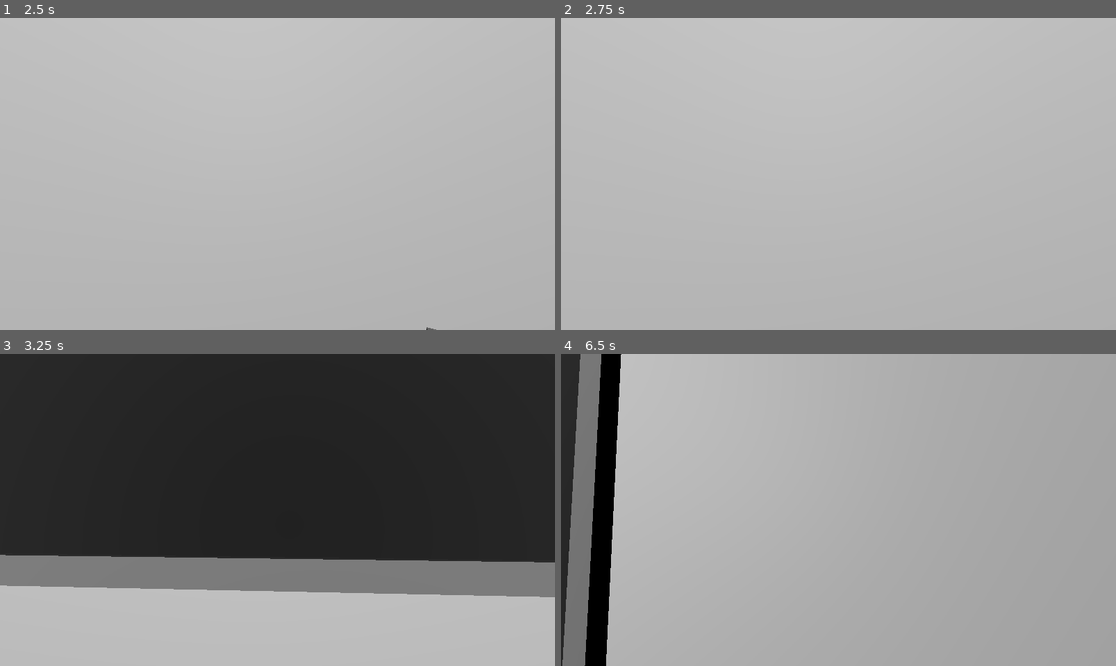
Above: before the commit, frames 1-4 (two rows, left to right).
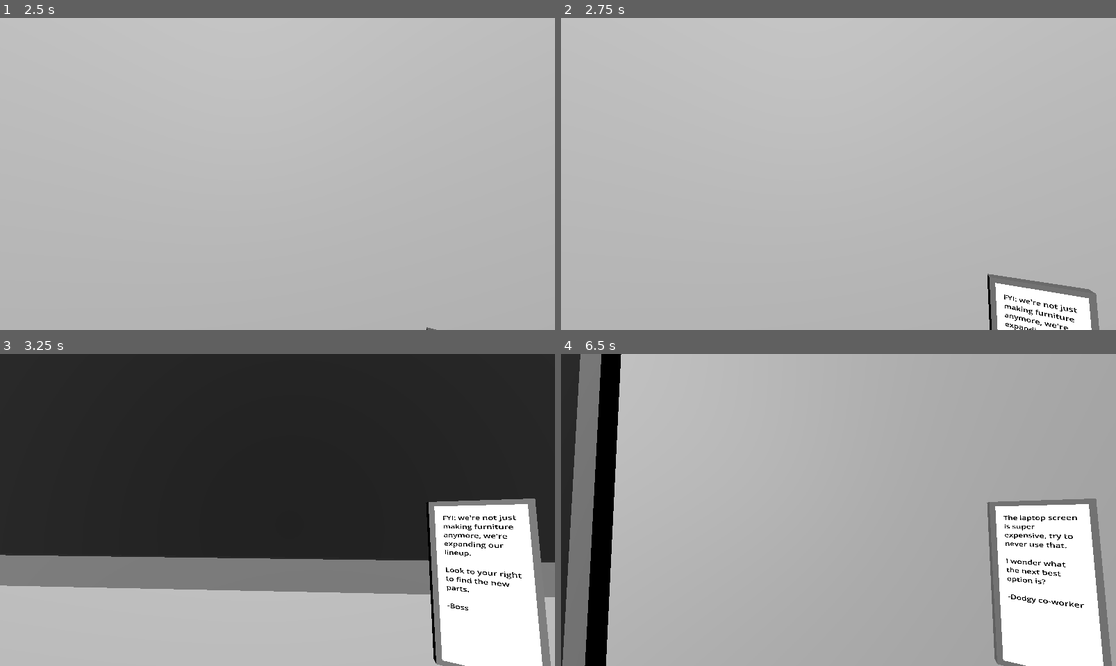
Above: after the commit, the same moments.

Repository: GriffinBaxter/The-Assembly-Line
Game: Godot game, scene res://Scenes/main.tscn
Two runs of this game, one before a commit and one after it. Both use one fixed random seed, a clock stepped at 60 frames per second and the inputs below.
Inputs (mouse positions are in pixels of both pictures, inside the frame that each line leads up to):
- Up to frame 1 (2.5 s): tap Enter (accept) at 0.5 s; move the mouse to (305, 174) at 0.52 s; hold Enter (accept) 0.53-1.28 s; hold W (forward) from 0.53 s (still down); tap Space (jump) at 0.77, 1.52 s; move the mouse to (249, 174) at 1.27 s; tap E (interact) at 1.35 s; move the mouse to (288, 167) at 2.02 s; hold Enter (accept) from 2.03 s (still down)
- Up to frame 2 (2.75 s): keep holding W (forward); keep holding Enter (accept)
- Up to frame 3 (3.25 s): keep holding W (forward); move the mouse to (271, 516) at 2.77 s; release Enter (accept) at 2.78 s; tap E (interact) at 2.85 s; tap Space (jump) at 3.02 s
- Up to frame 4 (6.5 s): move the mouse to (877, 513) at 3.52 s; hold Enter (accept) 3.53-4.28 s; tap Space (jump) at 3.77, 4.52, 6.02 s; move the mouse to (794, 506) at 4.27 s; tap E (interact) at 4.35, 5.85 s; move the mouse to (844, 510) at 5.02 s; hold Enter (accept) 5.03-5.78 s; move the mouse to (816, 503) at 5.77 s; release W (forward) at 5.78 s; hold D (right) from 5.78 s (still down)

Frame 1 is identical in both runs. In frame 2, 3.0% of the frame differs, in the area x 76-97%, y 81-100%; in frame 3, 10%; in frame 4, 11%, in the area x 76-100%, y 46-100%.

Commit message:
Added ending by escaping the building

Diff:
--- a/Scenes/Parts/light_bulb.tscn
+++ b/Scenes/Parts/light_bulb.tscn
@@ -1,6 +1,7 @@
-[gd_scene load_steps=2 format=3 uid="uid://dftiob5rum22g"]
+[gd_scene load_steps=3 format=3 uid="uid://dftiob5rum22g"]
 
 [ext_resource type="Material" uid="uid://bofurn8ghchvx" path="res://Materials/grey.tres" id="1_aqr4j"]
+[ext_resource type="Material" uid="uid://deibprid7jxd6" path="res://Materials/white_unshaded.tres" id="2_7j103"]
 
 [node name="Stem" type="CSGCylinder3D"]
 radius = 0.01
@@ -10,6 +11,13 @@
 [node name="Bulb" type="CSGSphere3D" parent="."]
 transform = Transform3D(1, 0, 0, 0, 1.2, 0, 0, 0, 1, 0, 0.0102939, 0)
 radius = 0.018
+radial_segments = 24
+rings = 12
+material = ExtResource("2_7j103")
 
-[node name="Light" type="SpotLight3D" parent="Bulb"]
+[node name="Light" type="OmniLight3D" parent="Bulb"]
 transform = Transform3D(1, 0, 0, 0, -4.37114e-08, -1, 0, 1, -4.37114e-08, 0, 0, 0)
+light_energy = 0.1
+shadow_enabled = true
+omni_range = 1.1
+omni_attenuation = 2.0
--- a/Scenes/main.tscn
+++ b/Scenes/main.tscn
@@ -23,10 +23,14 @@
 
 [sub_resource type="CapsuleShape3D" id="CapsuleShape3D_so5g5"]
 
+[sub_resource type="BoxShape3D" id="BoxShape3D_i2dj1"]
+size = Vector3(19, 9, 13)
+
 [node name="Main" type="Node3D"]
 script = ExtResource("1_n6l7l")
 base_assemblies = Array[PackedScene]([ExtResource("2_ve6ix"), ExtResource("3_wv2kn")])
 additional_assemblies = Array[PackedScene]([ExtResource("6_7sdf2"), ExtResource("5_3u0nk"), ExtResource("4_p1jq4")])
+tutorial_debug = true
 
 [node name="WorldEnvironment" type="WorldEnvironment" parent="."]
 environment = SubResource("Environment_dwayo")
@@ -73,6 +77,22 @@
 transform = Transform3D(1, 0, 0, 0, 1, 0, 0, 0, 1, 0, -2.75, -2.5)
 use_collision = true
 size = Vector3(17, 0.25, 1.5)
+
+[node name="Exit" type="CSGBox3D" parent="Room"]
+transform = Transform3D(1, 0, 0, 0, 1, 0, 0, 0, 1, 0, -2.25, 6)
+visible = false
+operation = 2
+size = Vector3(1.75, 2.5, 1)
+
+[node name="ExitLight" type="OmniLight3D" parent="Room/Exit"]
+light_color = Color(1, 0, 0, 1)
+shadow_enabled = true
+omni_range = 15.0
+
+[node name="RoomArea" type="Area3D" parent="Room"]
+
+[node name="CollisionShape3D" type="CollisionShape3D" parent="Room/RoomArea"]
+shape = SubResource("BoxShape3D_i2dj1")
 
 [node name="OmniLight3D" type="OmniLight3D" parent="."]
 transform = Transform3D(1, 0, 0, 0, 1, 0, 0, 0, 1, 0, 6, 0)
@@ -127,3 +147,23 @@
 
 [node name="TV" parent="." instance=ExtResource("16_ok3rr")]
 transform = Transform3D(1, 0, 0, 0, 1, 0, 0, 0, 1, 0, 5, -5.48)
+
+[node name="FadeInOut" type="Control" parent="."]
+visible = false
+layout_mode = 3
+anchors_preset = 15
+anchor_right = 1.0
+anchor_bottom = 1.0
+grow_horizontal = 2
+grow_vertical = 2
+
+[node name="ColourRect" type="ColorRect" parent="FadeInOut"]
+layout_mode = 1
+anchors_preset = 15
+anchor_right = 1.0
+anchor_bottom = 1.0
+grow_horizontal = 2
+grow_vertical = 2
+color = Color(0, 0, 0, 0)
+
+[connection signal="body_exited" from="Room/RoomArea" to="." method="_on_room_area_body_exited"]
--- a/Scripts/main.gd
+++ b/Scripts/main.gd
@@ -1,6 +1,7 @@
 extends Node3D
 
-const SCORE := {"customer_ratings": [], "part_efficiencies": []}
+const SCORE := {"customer_ratings": [4], "part_efficiencies": [1]}
+const MAIN = preload("res://Scenes/main.tscn")
 
 @export var base_assemblies: Array[PackedScene]
 @export var additional_assemblies: Array[PackedScene]
@@ -9,13 +10,19 @@
 var current_assemblies: Array[PackedScene]
 var assembly: CSGPrimitive3D
 var rng = RandomNumberGenerator.new()
-var actions := [action_1, action_2, action_3, action_4, action_5]
+var actions := [action_1, action_2, action_3, action_4, action_5, action_6]
 var current_action := -1
 var part_attached_scene_file_path := ""
+var customer_ratings_avg: float
+var part_efficiencies_avg: float
 
 @onready var phone: CSGBox3D = $Player/Head/Camera3D/Phone
 @onready var tv: CSGBox3D = $TV
 @onready var additional_parts: Node3D = $Parts/AdditionalParts
+@onready var exit: CSGBox3D = $Room/Exit
+@onready var exit_light: OmniLight3D = $Room/Exit/ExitLight
+@onready var fade_in_out: Control = $FadeInOut
+@onready var colour_rect: ColorRect = $FadeInOut/ColourRect
 
 
 func _ready() -> void:
@@ -29,6 +36,14 @@
 			+ '\n\n(P.S. Press "Enter" to close this message)'
 		)
 	)
+
+
+func _on_room_area_body_exited(body: Node3D) -> void:
+	if body.name == "Player":
+		fade_in_out.visible = true
+		get_tree().create_tween().tween_property(colour_rect, "color", Color(0, 0, 0, 1), 3.5)
+		await get_tree().create_timer(3.5).timeout
+		get_tree().change_scene_to_packed(MAIN)
 
 
 func next_action() -> void:
@@ -307,8 +322,8 @@
 func action_5() -> void:
 	for i in range(4):
 		await assembly_line_loop()
-	var customer_ratings_avg = average(SCORE.customer_ratings)
-	var part_efficiencies_avg = average(SCORE.part_efficiencies)
+	customer_ratings_avg = average(SCORE.customer_ratings)
+	part_efficiencies_avg = average(SCORE.part_efficiencies)
 	if customer_ratings_avg < 2.5 and part_efficiencies_avg < 2.5:
 		phone.show_phone(
 			"What have you been doing??? Horrible job all round, you're fired.\n\n-Boss"
@@ -317,7 +332,7 @@
 		phone.show_phone(
 			(
 				"We're going to have to let you go. The parts we're using are too expensive"
-				+ " ...and we figured a robot could do your job.\n\n-Boss"
+				+ "\n\n...and we figured a robot could do your job cheaper.\n\n-Boss"
 			)
 		)
 	elif customer_ratings_avg < 2.5 and part_efficiencies_avg >= 2.5:
@@ -327,9 +342,18 @@
 	else:
 		phone.show_phone(
 			(
-				"Adequate work! As a bonus, we're going to not fire you. That dodgy "
+				"Adequate work! As a bonus, we're going to not fire you.\n\nThat dodgy "
 				+ "co-worker of yours, however, is terminated effective immediately.\n\n-Boss"
 			)
 		)
-		while true:
+
+
+func action_6() -> void:
+	if customer_ratings_avg >= 2.5 and part_efficiencies_avg >= 2.5:
+		for i in range(1000):
 			await assembly_line_loop()
+	exit.position = Vector3(0, -4.75, 6)
+	exit_light.light_energy = 0
+	get_tree().create_tween().tween_property(exit, "position", Vector3(0, -2.25, 6), 1.5)
+	get_tree().create_tween().tween_property(exit_light, "light_energy", 1, 1.5)
+	exit.visible = true
--- a/Scripts/player.gd
+++ b/Scripts/player.gd
@@ -64,7 +64,7 @@
 			camera_3d.add_child(held_part)
 
 
-func _unhandled_input(event: InputEvent) -> void:
+func _input(event: InputEvent) -> void:
 	if event is InputEventMouseMotion:
 		head.rotate_y(-event.relative.x as float * SENSITIVITY)
 		camera_3d.rotate_x(-event.relative.y as float * SENSITIVITY)
Not shown: 1 places in Scenes/main.tscn that only renumber resources
